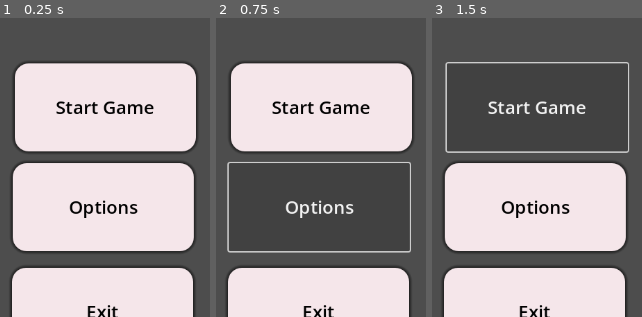
Above: before the commit, frames 1-3 (left to right).
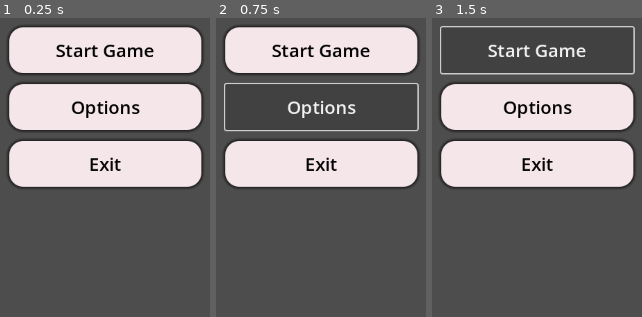
Above: after the commit, the same moments.

Repository: Gitdrasil/Gitdrasil
Game: Godot game, scene res://main_menu.tscn
The game is run twice, just before and just after one commit, with the same random seed, the same clock (stepped at 60 frames per second) and the same inputs.
Inputs:
- Up to frame 1 (0.25 s): no input
- Up to frame 2 (0.75 s): click "Options" at 0.5 s
- Up to frame 3 (1.5 s): click "Start Game" at 1.25 s

The runs differ from the first frame. In frame 1, 59% of the frame differs, in the area x 3-97%, y 2-100%; in frame 2, 59%; in frame 3, 59%.

Commit message:
Update main_menu.tscn

Diff:
--- a/prat/new-game-project/main_menu.tscn
+++ b/prat/new-game-project/main_menu.tscn
@@ -20,56 +20,44 @@
 grow_horizontal = 2
 grow_vertical = 2
 
-[node name="Button" type="Button" parent="."]
+[node name="VBoxContainer" type="VBoxContainer" parent="."]
 layout_mode = 1
 anchors_preset = 8
 anchor_left = 0.5
 anchor_top = 0.5
 anchor_right = 0.5
 anchor_bottom = 0.5
-offset_left = -130.5
-offset_top = -63.5
-offset_right = 130.5
-offset_bottom = 63.5
+offset_left = -138.5
+offset_top = -115.0
+offset_right = 138.5
+offset_bottom = 115.0
 grow_horizontal = 2
 grow_vertical = 2
+theme_override_constants/separation = 16
+
+[node name="Button" type="Button" parent="VBoxContainer"]
+layout_mode = 2
+size_flags_vertical = 3
 theme_override_colors/font_color = Color(0, 0, 0, 1)
+theme_override_constants/h_separation = 0
 theme_override_font_sizes/font_size = 26
 theme_override_styles/normal = SubResource("StyleBoxFlat_a00og")
 text = "Start Game"
 
-[node name="Button2" type="Button" parent="."]
-layout_mode = 1
-anchors_preset = 8
-anchor_left = 0.5
-anchor_top = 0.5
-anchor_right = 0.5
-anchor_bottom = 0.5
-offset_left = -133.0
-offset_top = 81.0
-offset_right = 128.0
-offset_bottom = 208.0
-grow_horizontal = 2
-grow_vertical = 2
+[node name="Button2" type="Button" parent="VBoxContainer"]
+layout_mode = 2
+size_flags_vertical = 3
 theme_override_colors/font_color = Color(0, 0, 0, 1)
+theme_override_constants/h_separation = 0
 theme_override_font_sizes/font_size = 26
 theme_override_styles/normal = SubResource("StyleBoxFlat_a00og")
 text = "Options"
 
-[node name="Button3" type="Button" parent="."]
-layout_mode = 1
-anchors_preset = 8
-anchor_left = 0.5
-anchor_top = 0.5
-anchor_right = 0.5
-anchor_bottom = 0.5
-offset_left = -134.0
-offset_top = 232.0
-offset_right = 127.0
-offset_bottom = 359.0
-grow_horizontal = 2
-grow_vertical = 2
+[node name="Button3" type="Button" parent="VBoxContainer"]
+layout_mode = 2
+size_flags_vertical = 3
 theme_override_colors/font_color = Color(0, 0, 0, 1)
+theme_override_constants/h_separation = 0
 theme_override_font_sizes/font_size = 26
 theme_override_styles/normal = SubResource("StyleBoxFlat_a00og")
 text = "Exit"
